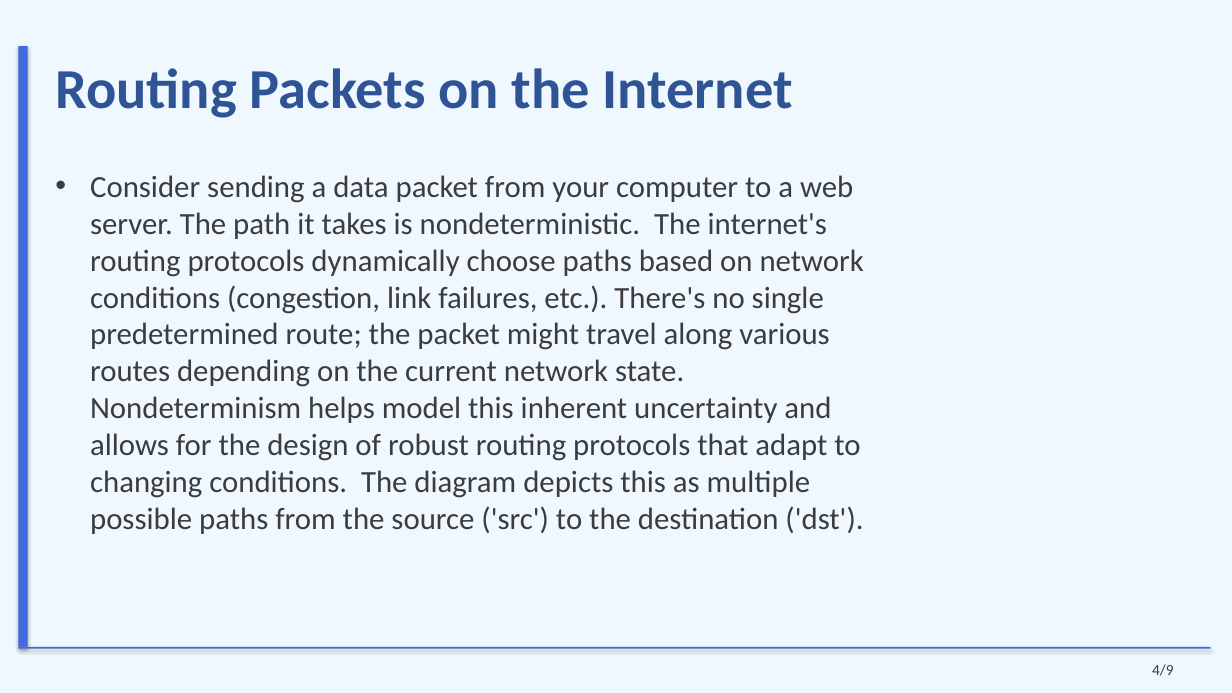
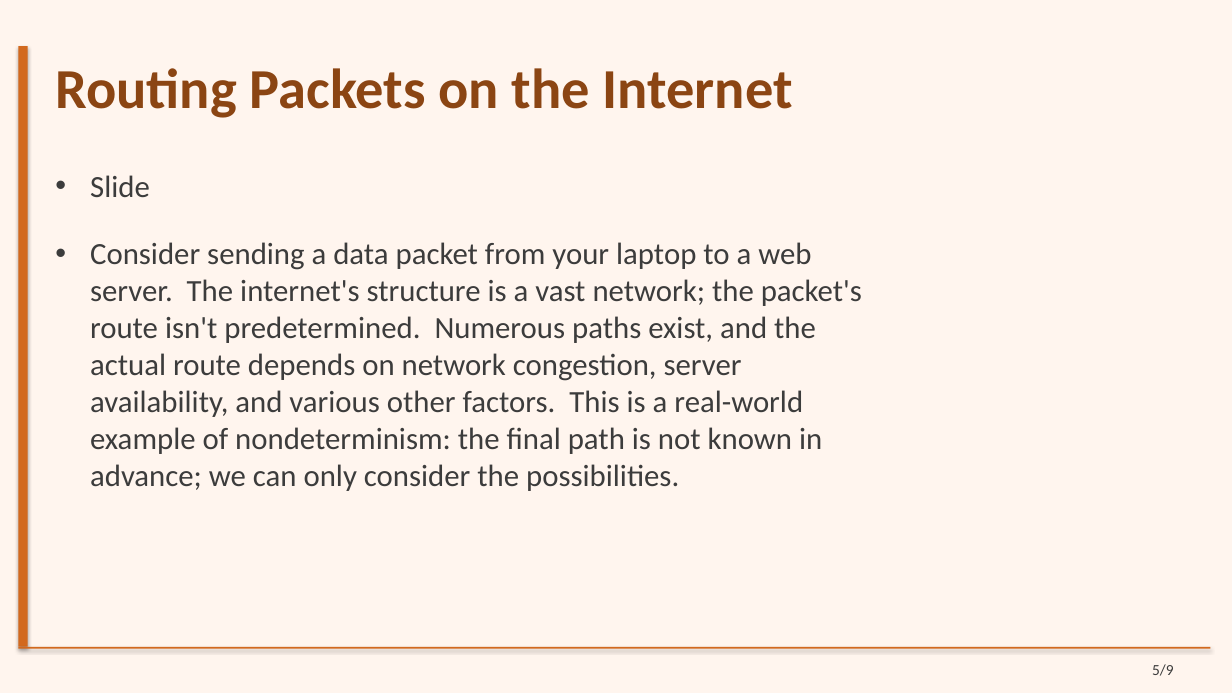
Before and after one commit to sanskarsri26/pdf-to-lecture, a slide deck: slide 5 of Styled_Slides.pptx (slide 4 before the commit). Drawn at 1232x693 pixels with LibreOffice and Linux fonts; fonts in the diff are those of the drawing. Boxes give left, top, right and bottom in pixels: in the first picture for what was removed or moved away, otherwise in the second. Text is boxed around its words. In the diff, an @@ line names an element or a change of style, - is before the commit and + after.

```diff
--- a/Styled_Slides.pptx
+++ b/Styled_Slides.pptx
@@ background #F0F8FF to #FFF5EE @@
@@ title "Routing Packets on the Internet" at (x1=55, y1=68, x2=793, y2=118): text colour #2F5496 to #8B4513 @@
@@ rectangle at (x1=18, y1=46, x2=28, y2=647): fill #4169E1 to #D2691E @@
@@ text at (x1=90, y1=175, x2=862, y2=491): text changed @@
-• Consider sending a data packet from your computer to a web server. The path it takes is nondeterministic. The internet's routing protocols dynamically choose paths based on network conditions (congestion, link failures, etc.). There's no single predetermined route; the packet might travel along various routes depending on the current network state. Nondeterminism helps model this inherent uncertainty and allows for the design of robust routing protocols that adapt to changing conditions. The diagram depicts this as multiple possible paths from the source ('src') to the destination ('dst').
+• Slide
+• Consider sending a data packet from your laptop to a web server. The internet's structure is a vast network; the packet's route isn't predetermined. Numerous paths exist, and the actual route depends on network congestion, server availability, and various other factors. This is a real-world example of nondeterminism: the final path is not known in advance; we can only consider the possibilities.
@@ rectangle at (x1=18, y1=647, x2=1211, y2=649): fill #4169E1 to #D2691E @@
@@ text at (x1=1152, y1=664, x2=1174, y2=676): text changed @@
-4/9
+5/9
```
Also in this commit, not shown: 7 other slides changed, 1 slide added, 1 slide removed, 37 other files.
